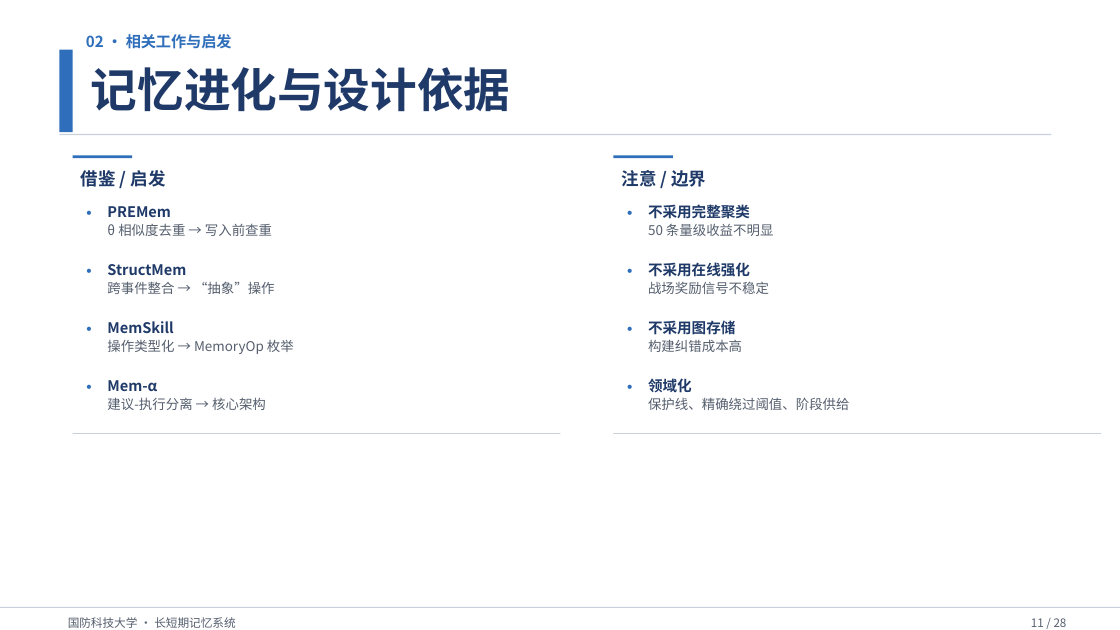
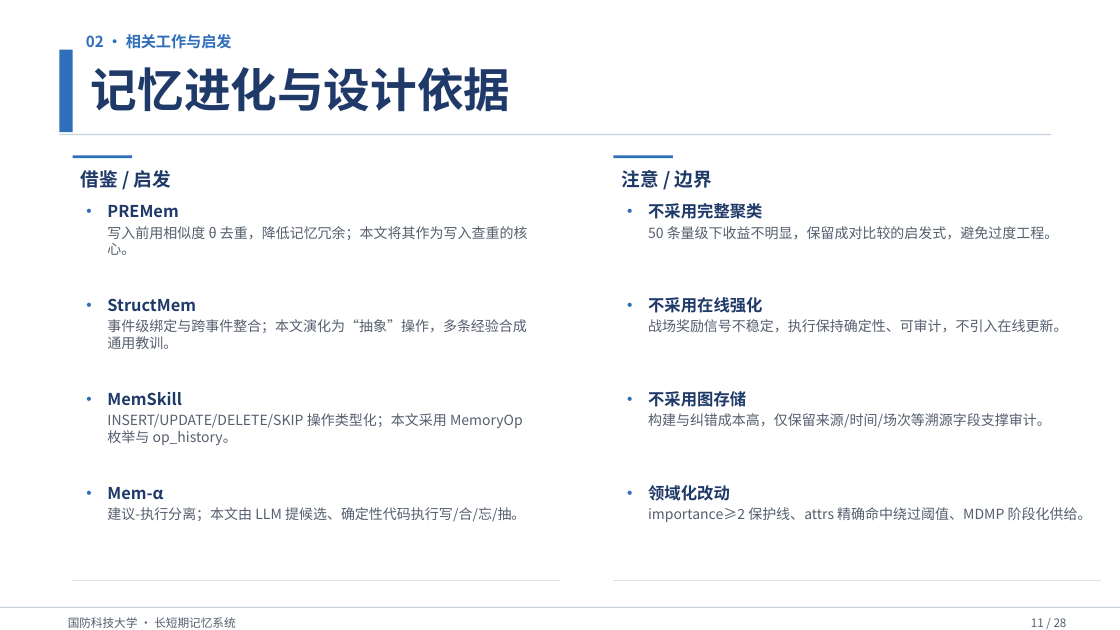
Before and after one commit to Outer-nebula-observer/yz-03, a slide deck: slide 11 of 汇报PPT/最终汇报成果.pptx. Drawn at 1120x630 pixels with LibreOffice and Linux fonts; fonts in the diff are those of the drawing. Boxes give left, top, right and bottom in pixels: in the first picture for what was removed or moved away, otherwise in the second. Text is boxed around its words. In the diff, an @@ line names an element or a change of style, - is before the commit and + after.

Commit message:
fix(ppt): 第11页保留左右两栏特色并铺满版面、丰富内容（仅改该页）

```diff
--- a/汇报PPT/最终汇报成果.pptx
+++ b/汇报PPT/最终汇报成果.pptx
@@ text "借鉴 / 启发" at box(81, 170, 171, 188): size 15 to 16 pt @@
@@ text "注意 / 边界" at box(622, 170, 712, 188): size 15 to 16 pt @@
@@ text at box(107, 226, 528, 255): text changed; size 11.5 to 12 pt @@
-θ 相似度去重 → 写入前查重
+写入前用相似度 θ 去重，降低记忆冗余；本文将其作为写入查重的核心。
@@ text at box(648, 226, 1059, 239): text changed; size 11.5 to 12 pt @@
-50 条量级收益不明显
+50 条量级下收益不明显，保留成对比较的启发式，避免过度工程。
@@ text "•": place and size @@
-text "•" at box(73, 257, 97, 280)
+text "•" at box(73, 291, 97, 315)
@@ text "StructMem": place and size @@
-text "StructMem" at box(107, 264, 186, 275)
+text "StructMem" at box(107, 298, 196, 311)
@@ text "•": place and size @@
-text "•" at box(613, 257, 636, 280)
+text "•" at box(613, 291, 636, 315)
@@ text "不采用在线强化": place and size @@
-text "不采用在线强化" at box(648, 262, 750, 277)
+text "不采用在线强化" at box(648, 297, 762, 313)
@@ text at box(107, 319, 526, 349): text changed; size 11.5 to 12 pt @@
-跨事件整合 → “抽象”操作
+事件级绑定与跨事件整合；本文演化为“抽象”操作，多条经验合成通用教训。
@@ text at box(648, 319, 1067, 332): text changed; size 11.5 to 12 pt @@
-战场奖励信号不稳定
+战场奖励信号不稳定，执行保持确定性、可审计，不引入在线更新。
@@ 4 texts: place and size @@
-4 texts at box(73, 315, 735, 338)
+4 texts at box(73, 385, 746, 408)
@@ text at box(107, 413, 523, 445): text changed; size 11.5 to 12 pt @@
-操作类型化 → MemoryOp 枚举
+INSERT/UPDATE/DELETE/SKIP 操作类型化；本文采用 MemoryOp 枚举与 op_history。
@@ text at box(648, 413, 1051, 428): text changed; size 11.5 to 12 pt @@
-构建纠错成本高
+构建与纠错成本高，仅保留来源/时间/场次等溯源字段支撑审计。
@@ size 12.5 to 14 pt in 7 elements at box(107, 205, 178, 217), box(648, 203, 762, 219), box(648, 297, 762, 313), box(107, 298, 196, 311), box(107, 392, 182, 405), box(648, 391, 746, 407), box(107, 487, 163, 499) @@
@@ 3 texts: place and size @@
-3 texts at box(73, 373, 636, 396)
+3 texts at box(73, 479, 636, 502)
@@ text at box(107, 507, 525, 522): text changed; size 11.5 to 12 pt @@
-建议-执行分离 → 核心架构
+建议-执行分离；本文由 LLM 提候选、确定性代码执行写/合/忘/抽。
@@ text at box(648, 485, 730, 501): text changed; size 12.5 to 14 pt @@
-领域化
+领域化改动
@@ text at box(648, 507, 1092, 522): text changed; size 11.5 to 12 pt @@
-保护线、精确绕过阈值、阶段供给
+importance≥2 保护线、attrs 精确命中绕过阈值、MDMP 阶段化供给。
@@ rectangle: place and size @@
-rectangle at box(73, 433, 561, 434)
+rectangle at box(73, 580, 561, 581)
@@ rectangle: place and size @@
-rectangle at box(613, 433, 1101, 434)
+rectangle at box(613, 580, 1101, 581)
```
